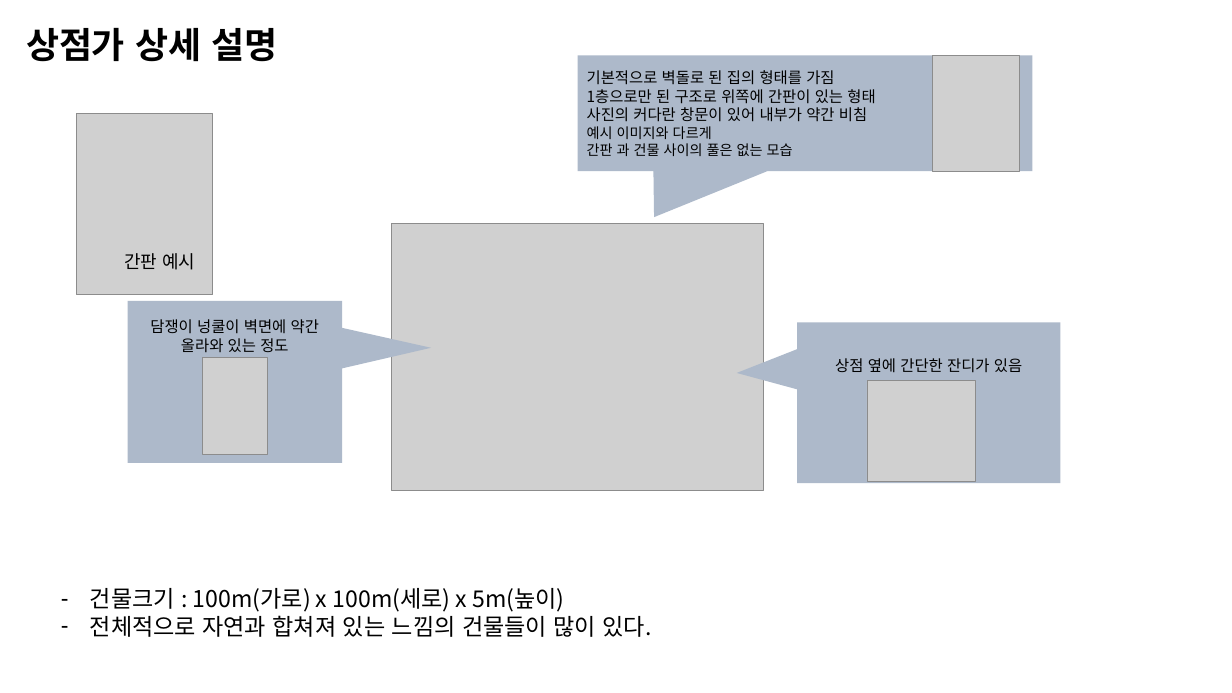
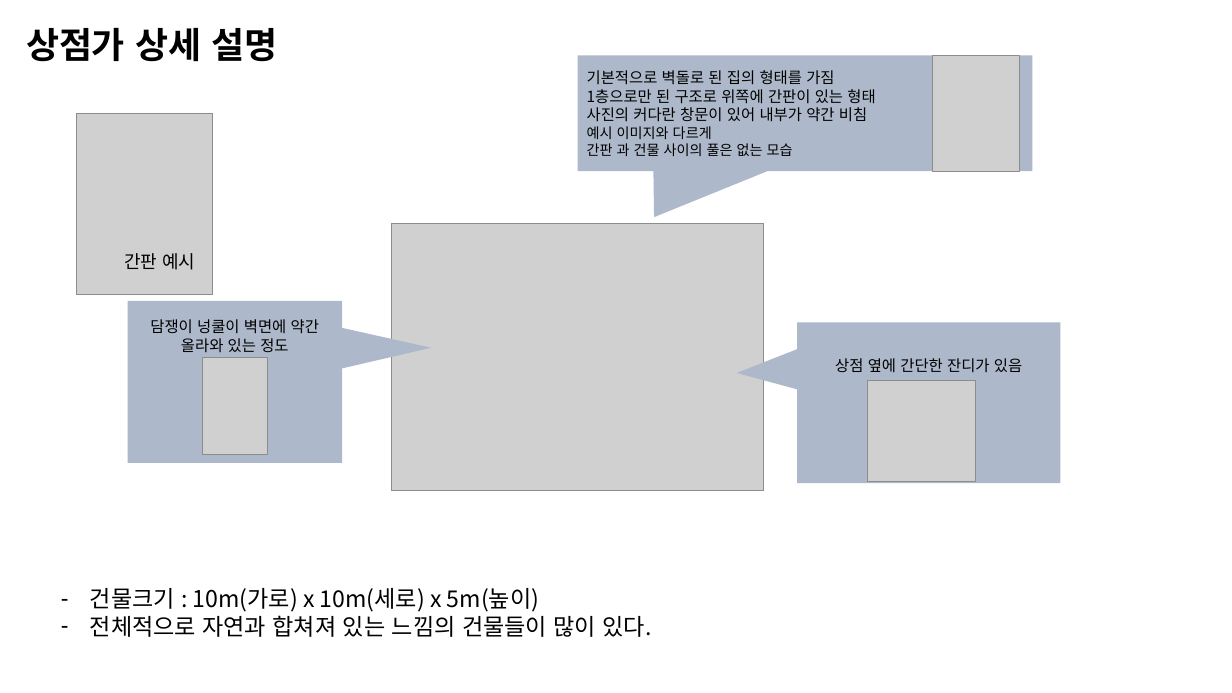
Before and after one commit to go4521304/Backyeah, a slide deck: slide 5 of document/맵디자인/1번마을 디자인.pptx. Drawn at 1232x693 pixels with LibreOffice and Linux fonts; fonts in the diff are those of the drawing; grey boxes stand for pictures. Boxes give left, top, right and bottom in pixels: in the first picture for what was removed or moved away, otherwise in the second. Text is boxed around its words. In the diff, an @@ line names an element or a change of style, - is before the commit and + after.

Commit message:
오타수정

```diff
--- a/document/맵디자인/1번마을 디자인.pptx
+++ b/document/맵디자인/1번마을 디자인.pptx
@@ text at (x1=90, y1=588, x2=539, y2=612): text changed @@
-– 건물크기 : 100m(가로) x 100m(세로) x 5m(높이)
+– 건물크기 : 10m(가로) x 10m(세로) x 5m(높이)
```
